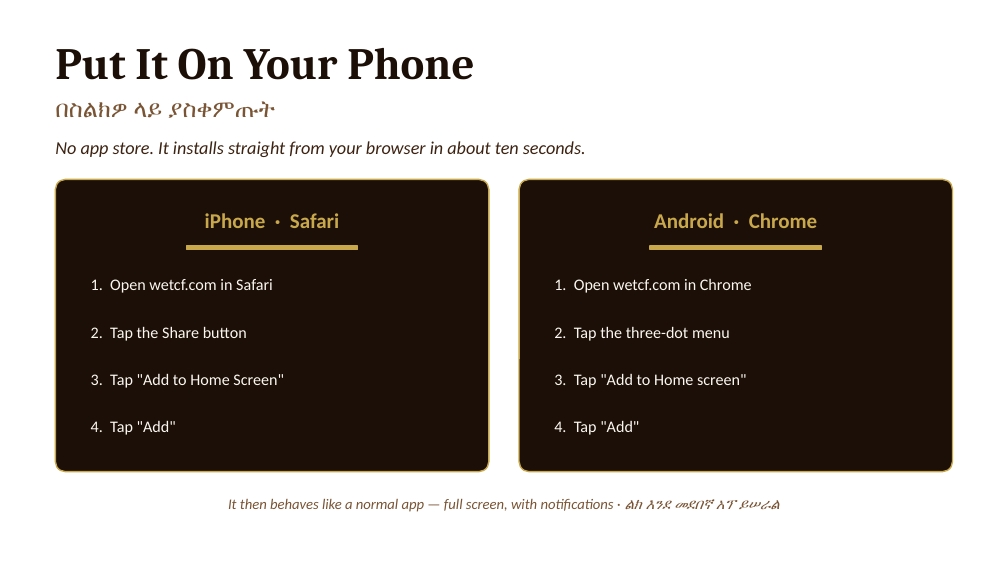
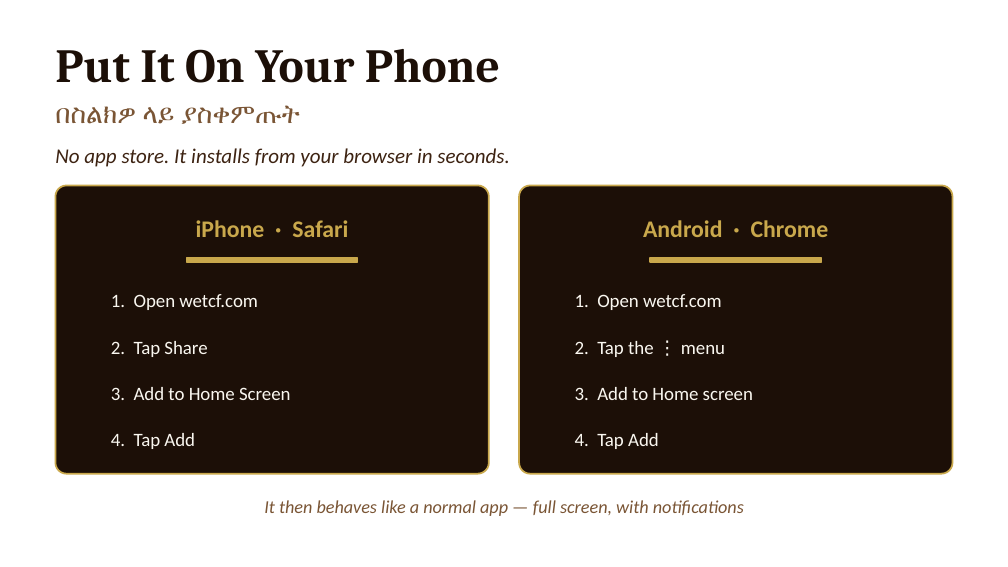
Before and after one commit to amenbekele1/Christian-Fellowship-Website, a slide deck: slide 10 of presentation/WETCF_Launch_Presentation.pptx. Drawn at 1008x567 pixels with LibreOffice and Linux fonts; fonts in the diff are those of the drawing. Boxes give left, top, right and bottom in pixels: in the first picture for what was removed or moved away, otherwise in the second. Text is boxed around its words. In the diff, an @@ line names an element or a change of style, - is before the commit and + after.

```diff
--- a/presentation/WETCF_Launch_Presentation.pptx
+++ b/presentation/WETCF_Launch_Presentation.pptx
@@ text "Put It On Your Phone" at (55,49,500,83): size 32 to 34 pt @@
@@ text "በስልክዎ ላይ ያስቀምጡት" at (55,105,300,124): size 17 to 19 pt @@
@@ text at (55,148,510,167): text changed; size 13 to 15 pt @@
-No app store. It installs straight from your browser in about ten seconds.
+No app store. It installs from your browser in seconds.
@@ rounded rectangle: place and size @@
-rounded rectangle at (55,179,489,472)
+rounded rectangle at (55,185,489,474)
@@ rounded rectangle at (55,185,489,474): outline #C9A84C 1 pt to #C9A84C 1.25 pt; proportions changed @@
@@ text "iPhone · Safari" at (196,220,348,237): size 15 to 17 pt @@
@@ rounded rectangle at (519,185,953,474): outline #C9A84C 1 pt to #C9A84C 1.25 pt; proportions changed @@
@@ rounded rectangle: place and size @@
-rounded rectangle at (519,179,953,472)
+rounded rectangle at (519,185,953,474)
@@ text "Android · Chrome" at (643,220,829,237): size 15 to 17 pt @@
@@ rectangle: place and size @@
-rectangle at (186,246,358,250)
+rectangle at (186,258,358,262)
@@ rectangle: place and size @@
-rectangle at (650,246,822,250)
+rectangle at (650,258,822,262)
@@ text at (111,294,258,310): text changed; size 11.5 to 13.5 pt @@
-1. Open wetcf.com in Safari
+1. Open wetcf.com
@@ text at (575,294,722,310): text changed; size 11.5 to 13.5 pt @@
-1. Open wetcf.com in Chrome
+1. Open wetcf.com
@@ text at (111,341,207,357): text changed; size 11.5 to 13.5 pt @@
-2. Tap the Share button
+2. Tap Share
@@ text at (575,341,725,357): text changed; size 11.5 to 13.5 pt @@
-2. Tap the three-dot menu
+2. Tap the ⋮ menu
@@ text at (111,387,291,400): text changed; size 11.5 to 13.5 pt @@
-3. Tap "Add to Home Screen"
+3. Add to Home Screen
@@ text at (575,387,753,400): text changed; size 11.5 to 13.5 pt @@
-3. Tap "Add to Home screen"
+3. Add to Home screen
@@ text at (111,433,195,449): text changed; size 11.5 to 13.5 pt @@
-4. Tap "Add"
+4. Tap Add
@@ text at (575,433,659,449): text changed; size 11.5 to 13.5 pt @@
-4. Tap "Add"
+4. Tap Add
@@ text at (264,500,744,516): text changed; size 10.5 to 13 pt @@
-It then behaves like a normal app — full screen, with notifications · ልክ እንደ መደበኛ አፕ ይሠራል
+It then behaves like a normal app — full screen, with notifications
```
Also in this commit, not shown: 13 other slides changed, 1 other file.
